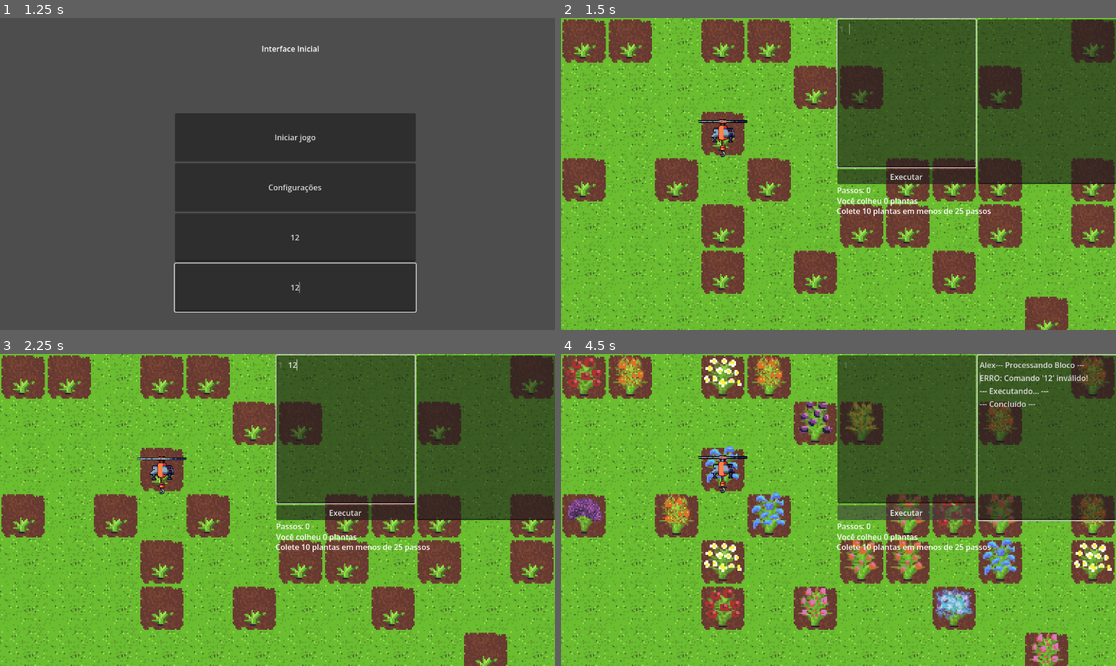
Above: before the commit, frames 1-4 (two rows, left to right).
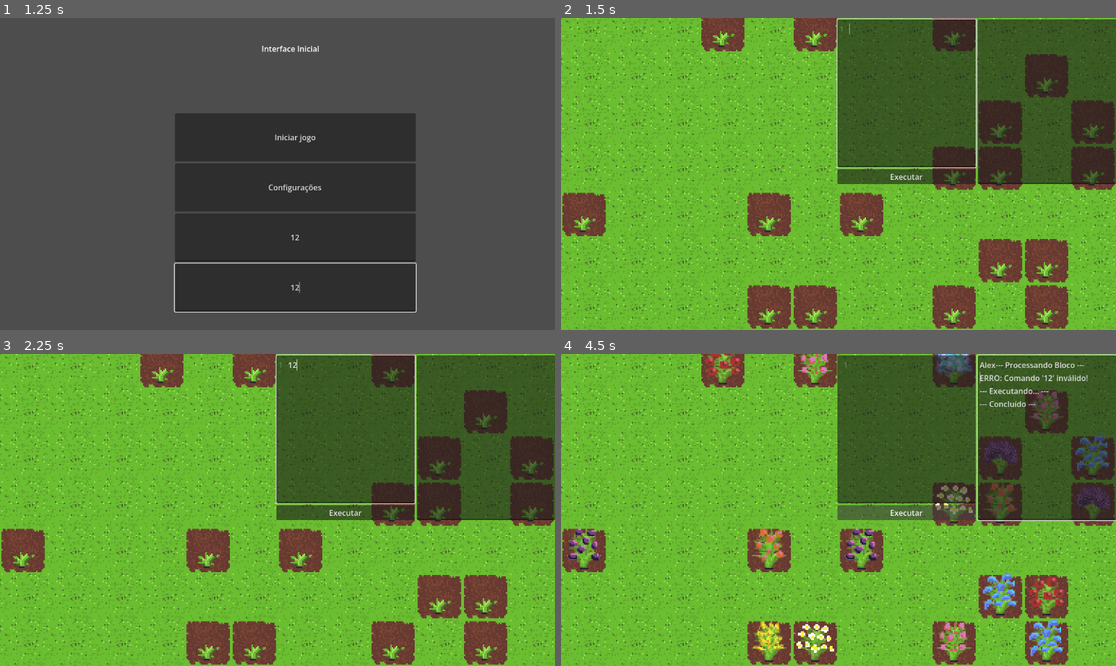
Above: after the commit, the same moments.

Repository: GameLab-UERJ/Monitoria-Estruturas-Algoritmos
Game: Godot game, scene res://scenes/control.tscn
Same seed, same stepped clock (60 frames per second), same inputs: the game is played once before the commit and once after it.
Inputs (mouse positions are in pixels of both pictures, inside the frame that each line leads up to):
- Up to frame 1 (1.25 s): click (294, 236) at 0.52 s; type "12" at 0.6 s; click (294, 286) at 0.75 s; type "12" at 0.83 s
- Up to frame 2 (1.5 s): click "Iniciar jogo" at 1.25 s
- Up to frame 3 (2.25 s): click (344, 428) at 2.02 s; type "12" at 2.1 s
- Up to frame 4 (4.5 s): click (1049, 438) at 2.25 s; type "Alex" at 2.33 s; click "Executar" at 2.75 s; hold Right (ui_right) 3.53-4.28 s; hold Down (ui_down) from 4.28 s (still down)

Frame 1 is identical in both runs. In frame 2, 43% of the frame differs, in the area x 0-100%, y 0-100%; in frame 3, 43%; in frame 4, 43%.

Commit message:
Sprint 8.1.1: Adicionei câmera para deixar grid no canto esquerdo inferior

Diff:
--- a/scenes/cena_inicial_do_jogo.tscn
+++ b/scenes/cena_inicial_do_jogo.tscn
@@ -14,6 +14,8 @@
 tile_set = ExtResource("1_lbr3u")
 rendering_quadrant_size = 32
 script = ExtResource("2_ilbva")
+
+[node name="Camera2D" type="Camera2D" parent="TileMapLayer" unique_id=430428835]
 
 [node name="Player" parent="." unique_id=1531125137 groups=["player"] instance=ExtResource("3_ilbva")]
 position = Vector2(349, 220)
--- a/scripts/tile_map_layer.gd
+++ b/scripts/tile_map_layer.gd
@@ -10,16 +10,28 @@
 		if not timer.timeout.is_connected(_on_timer_timeout):
 			timer.timeout.connect(_on_timer_timeout)
 	gerar_grid()
+	centralizar_camera()
+
+func centralizar_camera():
+	var camera = $Camera2D
+	var viewport_size = get_viewport().get_visible_rect().size
+	var grid_largura = colunas_custom * tile_set.tile_size.x * scale.x
+	var grid_altura = linhas_custom * tile_set.tile_size.y * scale.y
+	var grid_origem = global_position
+	var canto_inf_esq = grid_origem + Vector2(0, grid_altura)
+	camera.global_position = Vector2(
+		canto_inf_esq.x + viewport_size.x / 2.0,
+		canto_inf_esq.y - viewport_size.y / 2.0
+	)
+	camera.make_current()
 
 func gerar_grid():
-
 	for x in range(-1, colunas_custom + 1):
 		for y in range(-1, linhas_custom + 1):
 			var pos = Vector2i(x, y)
 			if x == -1 or x == colunas_custom or y == -1 or y == linhas_custom:
 				set_cell(pos, 0, Vector2i(2, 4))
 			else:
-
 				if randf() >= 0.7:
 					set_cell(pos, 0, Vector2i(2, 1))
 					dados_plantas[pos] = {"status": "broto", "segundos": 0}
